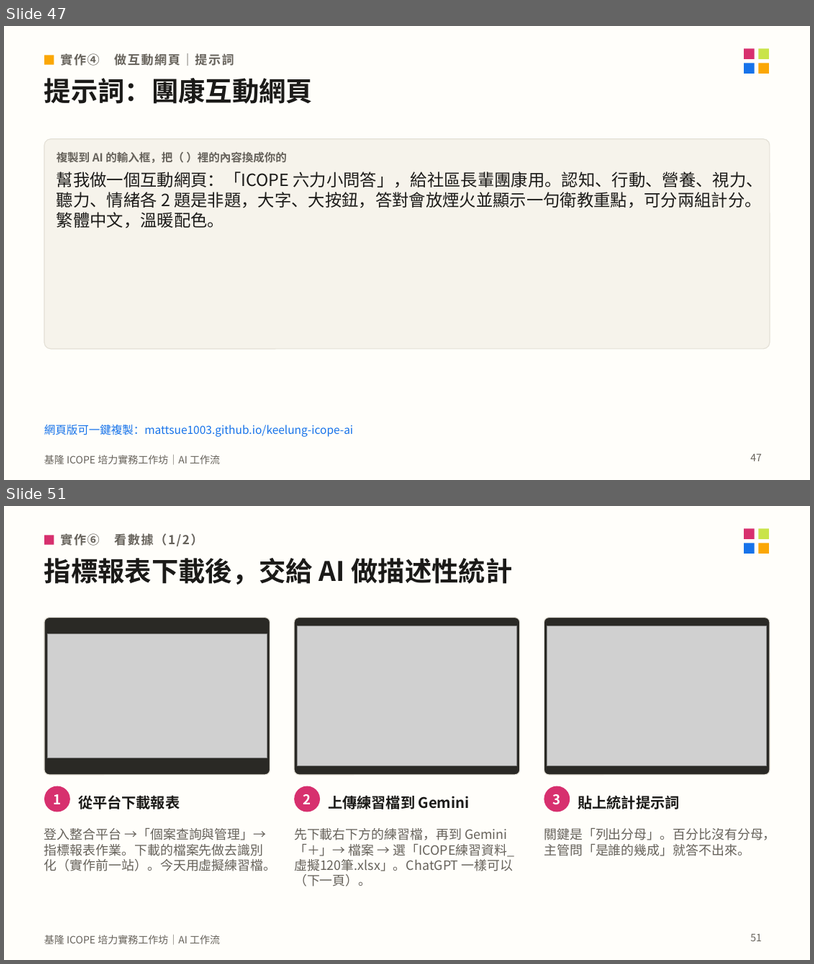
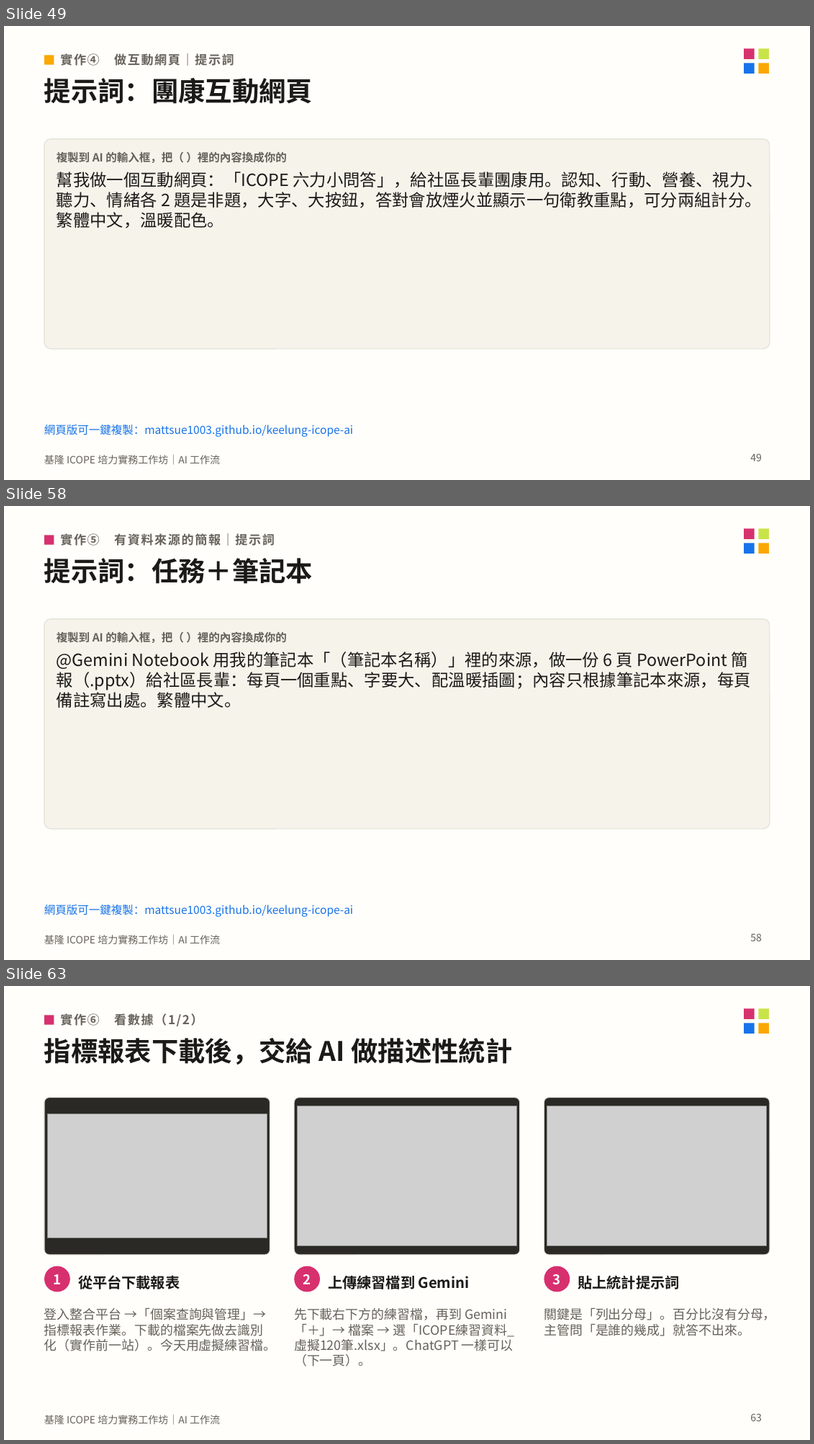
Before and after one commit to mattsue1003/keelung-icope-ai, a slide deck: 基隆ICOPE_AI工作坊_講義.pptx. Shown one above the other, each under a label of ours: slides 47 and 51 before the commit, slides 49, 58 and 63 after it; the slides between them are not shown. The pictures are 814x964 and 814x1444 pixels, drawn with LibreOffice and Linux fonts; fonts in the diff are those of the drawing; grey boxes stand for pictures. Boxes give left, top, right and bottom in pixels: in the first picture for what was removed or moved away, otherwise in the second. Text is boxed around its words. In the diff, an @@ line names an element or a change of style, - is before the commit and + after.

```diff
--- a/基隆ICOPE_AI工作坊_講義.pptx
+++ b/基隆ICOPE_AI工作坊_講義.pptx
@@ slide 58 added at bbox=[4, 506, 810, 960], background #FFFEFA; not listed: 5 template elements that a slide beside it also shows @@
@@ rectangle added at bbox=[44, 535, 54, 545], fill #D7306E @@
@@ text added at bbox=[60, 533, 275, 546], 11 pt, text #66625B, bold @@
+實作⑤ 有資料來源的簡報｜提示詞
@@ text added at bbox=[44, 558, 313, 584], 24 pt, text #1B1A18, bold @@
+提示詞：任務＋筆記本
@@ rounded rectangle added at bbox=[44, 619, 770, 829], fill #F6F3EB, outline #E4E0D6 0.75 pt @@
@@ text added at bbox=[57, 632, 287, 643], 10 pt, text #66625B, bold @@
+複製到 AI 的輸入框，把（ ）裡的內容換成你的
@@ text added at bbox=[57, 651, 751, 708], 15 pt, text #1B1A18 @@
+@Gemini Notebook 用我的筆記本「（筆記本名稱）」裡的來源，做一份 6 頁 PowerPoint 簡報（.pptx）給社區長輩：每頁一個重點、字要大、配溫暖插圖；內容只根據筆記本來源，每頁備註寫出處。繁體中文。
@@ text added at bbox=[44, 904, 353, 916], 10 pt, text #1773EA @@
+網頁版可一鍵複製：mattsue1003.github.io/keelung-icope-ai
@@ page number added at bbox=[751, 933, 762, 941], 9 pt, text #66625B @@
+58
@@ what was slide 47 is now slide 49 @@
@@ page number at bbox=[751, 453, 762, 461]: text changed @@
-47
+49
@@ what was slide 51 is now slide 63 @@
@@ page number at bbox=[751, 1413, 762, 1421]: text changed @@
-51
+63
```
Also in this commit, not shown: 3 slides changed, 12 other slides added, 1 slide removed, 39 other files.
